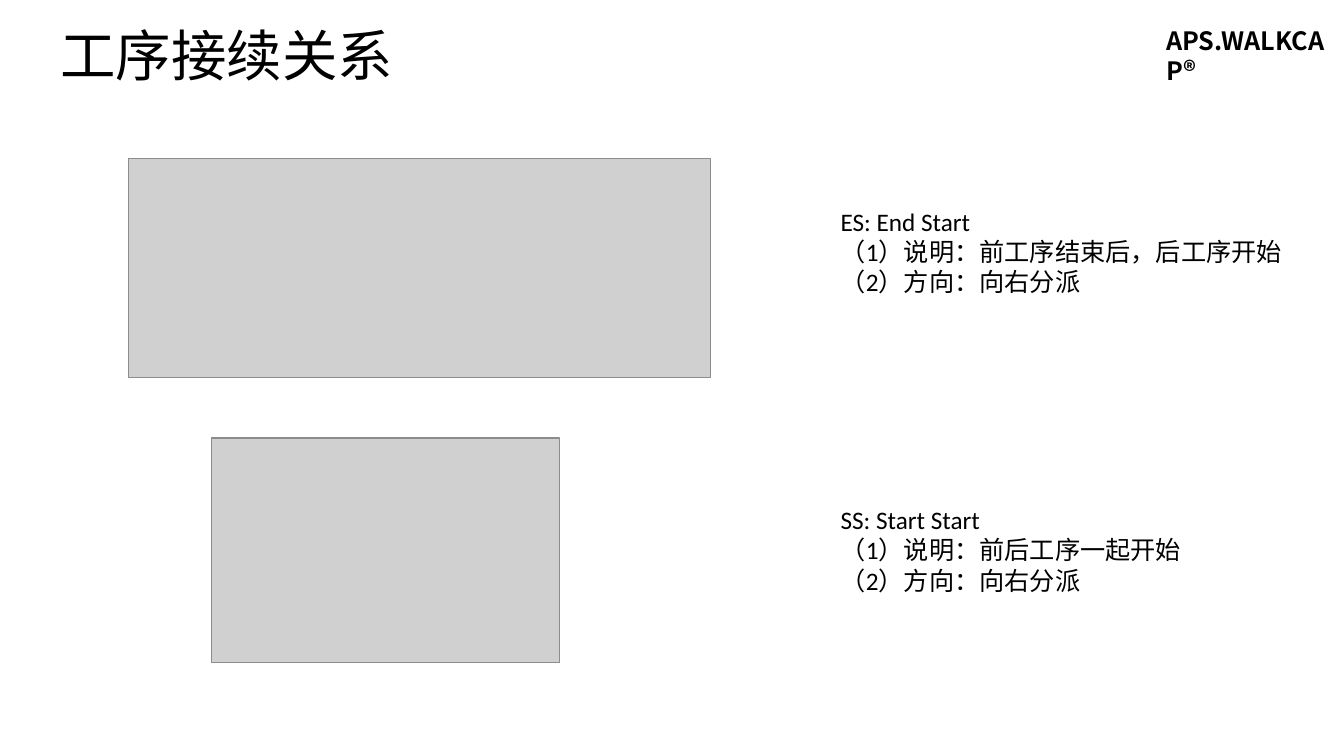
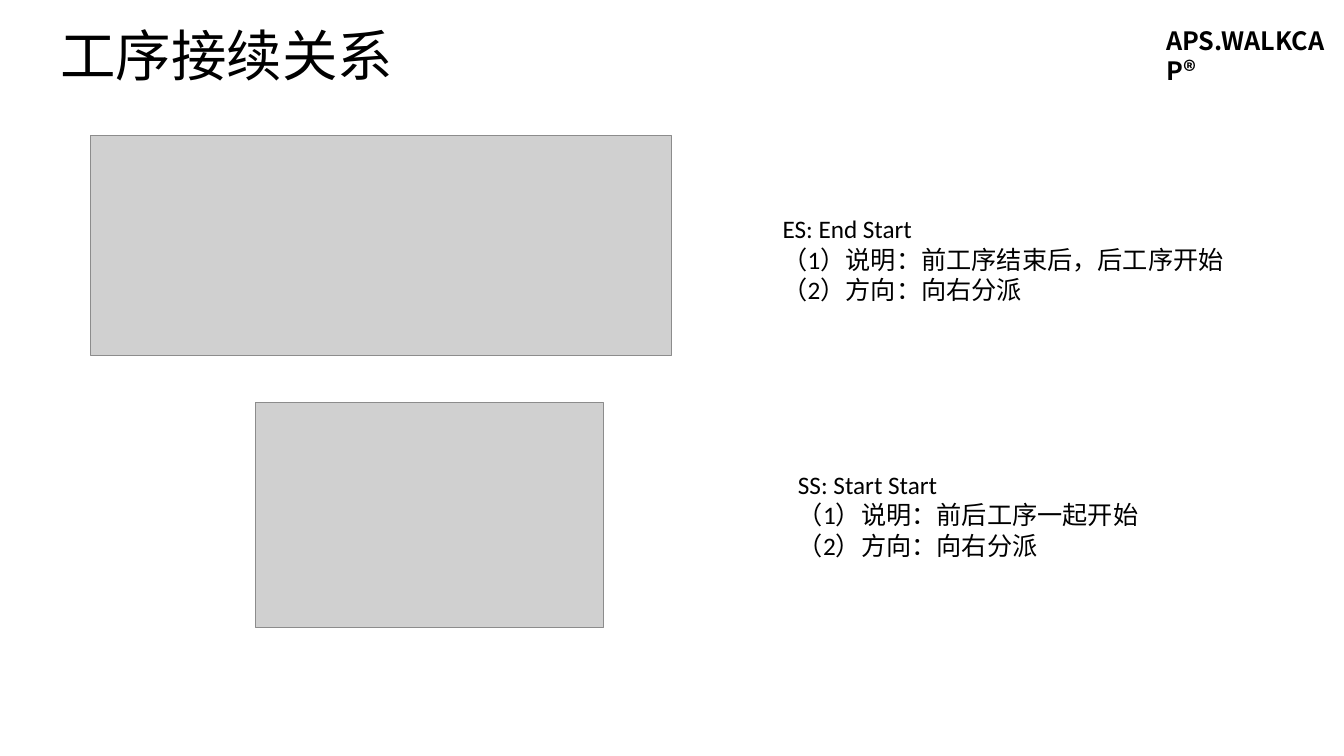
Before and after one commit to walkcap/APS.WALKCAP, a slide deck: slide 4 of WALKCAP-APS-PPT-01-01 APS.WALKCAP®高级计划与排程软件需求分析 第1讲 工艺路线.pptx. Drawn at 1344x756 pixels with LibreOffice and Linux fonts; fonts in the diff are those of the drawing; grey boxes stand for pictures. Boxes give left, top, right and bottom in pixels: in the first picture for what was removed or moved away, otherwise in the second. Text is boxed around its words. In the diff, an @@ line names an element or a change of style, - is before the commit and + after.

```diff
--- a/WALKCAP-APS-PPT-01-01 APS.WALKCAP®高级计划与排程软件需求分析 第1讲 工艺路线.pptx
+++ b/WALKCAP-APS-PPT-01-01 APS.WALKCAP®高级计划与排程软件需求分析 第1讲 工艺路线.pptx
@@ picture: place and size @@
-picture at (129, 158, 711, 378)
+picture at (91, 136, 673, 356)
@@ text "ES: End Start": place and size @@
-text "ES: End Start" at (841, 213, 1282, 294)
+text "ES: End Start" at (783, 220, 1224, 302)
@@ picture: place and size @@
-picture at (212, 439, 560, 663)
+picture at (256, 403, 604, 628)
@@ text "SS: Start Start": place and size @@
-text "SS: Start Start" at (841, 512, 1181, 593)
+text "SS: Start Start" at (798, 477, 1138, 558)
```
Also in this commit, not shown: 5 other slides changed, 5 slides added, 1 slide removed, 1 other file.
